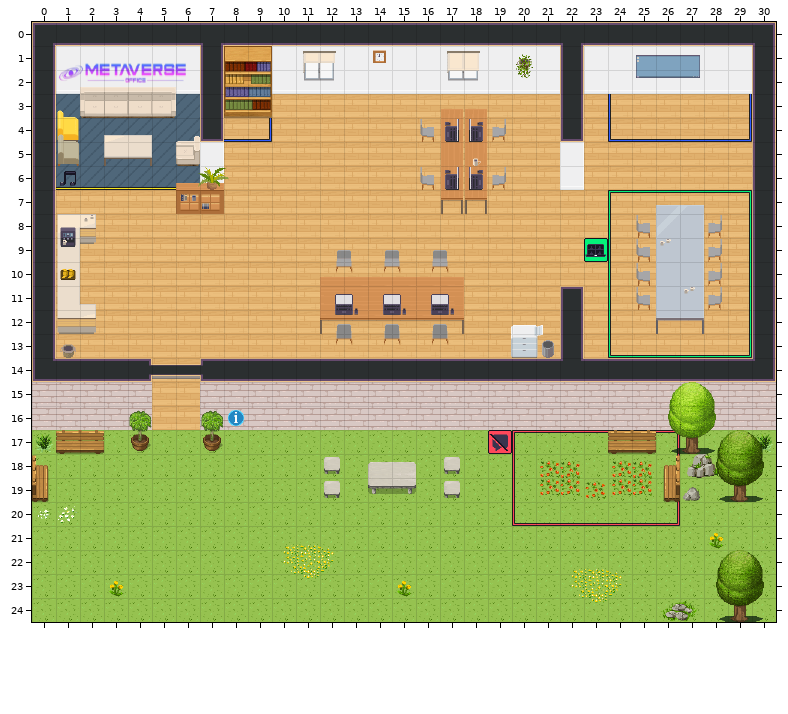
A Tiled map (JSON) gets an edit: maps/map.tmj. This is how it looked before the edit.
Cells are 32x32 px. Shown: x 0..30, y 0..24. Not drawn, because the pictures are missing: unchanged layers "closedDoor", "openDoor".
After the commit:
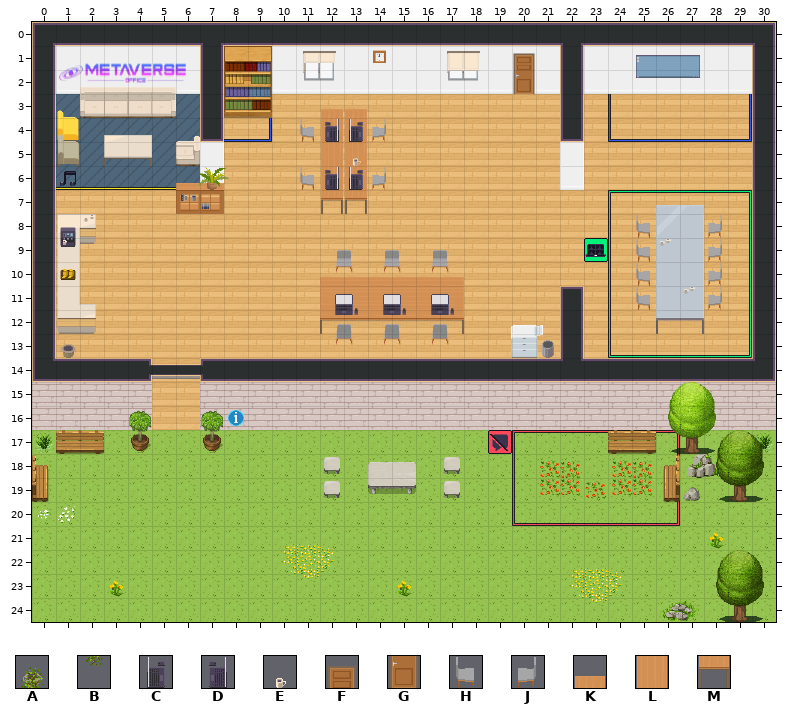
Key: from "WA_Decoration": A 77, B 89; from "WA_Miscellaneous": C 24, D 25, E 59; from "WA_Room_Builder": F 860, G 885; from "WA_Seats": H 119, J 120; from "WA_Tables": K 2, L 12, M 22.
_ is an empty cell, . an unchanged one.
The author wrote: ✨ add dynamic exit
Difference:
--- layer "belowFurniture"
@@ x 20..20 @@
- 1 A
- 2 B
+ 1 _
+ 2 _
--- layer "furniture"
@@ x 20..20 @@
- 1 _
- 2 _
+ 1 F
+ 2 G
@@ x 11..19 @@
- 4 ____.HLLJ
- 5 .__...LL.
- 6 ____.HLLJ
- 7 .__...MM.
+ 4 HLLJ.____
+ 5 .LL...__.
+ 6 HLLJ.____
+ 7 .MM...__.
--- layer "aboveFurniture"
@@ x 12..18 @@
- 4 __...DC
- 5 ._....E
- 6 __...DC
+ 4 DC...__
+ 5 .E...._
+ 6 DC...__
--- layer "abovePlayer1"
@@ x 12..18 @@
- 3 __...KK
+ 3 KK...__
Boxes around the changes in both pictures, in picture pixels (x1, y1, x2, y2):
changed: (513, 53, 535, 94)
added: (300, 109, 386, 214)
removed: (420, 109, 506, 214)
